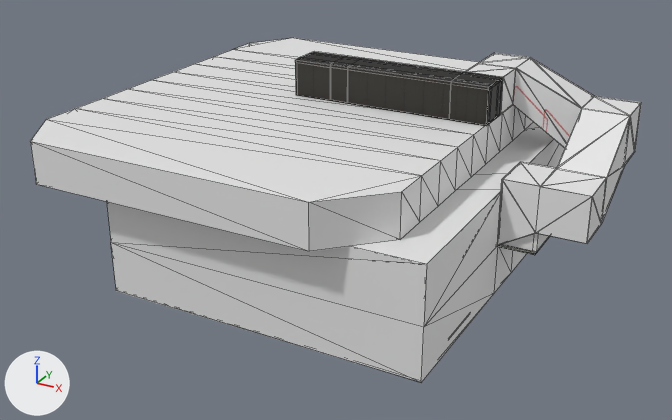
What one commit did to the FBX model Assets/Art/Models/Level 2.fbx.
One viewpoint serves both versions: a camera (50 mm lens) standing at (38.9, -38.6, 20.6) and looking at (12.0, 10.4, -3.9). Lighting does not change. The marker at lower left points along +X, +Y and +Z. Mesh edges are drawn as thin lines on the coarser meshes. Where no turn or scale is listed for an object, it has been applied to the vertices.

Names of what the first picture shows: 'Deck Bounding Box', 'Level 2 Staircase Walls', 'New Level 2 Room', 'Walls Hallway 2'.
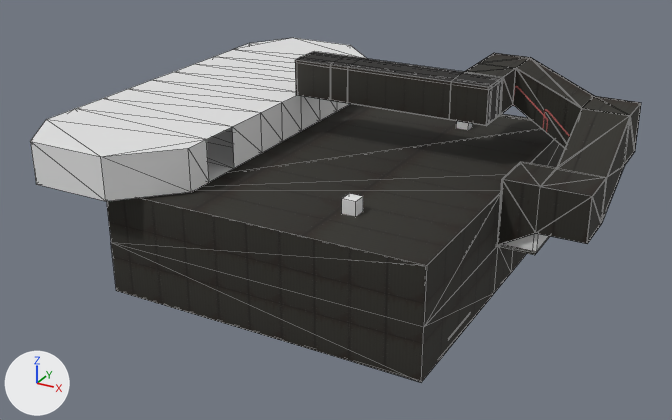
The change, as JSON lines over the scene's bpy script:
```json
{"op": "add", "block": "img_wall_1_png_001", "code": ["img_wall_1_png_001 = load_image('Wall 1.png.001', '../Textures/Wall 1.png', 2048, 2048, 'sRGB')"]}
{"op": "add", "block": "mat_material__24_002", "code": ["mat_material__24_002 = principled_material('Material #24.002')", "mat_material__24_002.texture = img_wall_1_png_001  # with its transparency", "mat_material__24_002.roughness = 0.859"]}
{"block": "me_mesh_011", "where": "me_mesh_011.from_pydata(...)  # 68 vertices, 132 faces; spans x -5.0..5.0, y -5.4..5.4, z -4.33..4.4"}
{"op": "add", "block": "me_mesh_011", "code": "me_mesh_011.materials.append(mat_material__24_002)  # picture img_wall_1_png_001"}
{"block": "me_mesh_005", "where": "me_mesh_005.from_pydata(...)  # 60 vertices, 120 faces; spans x -10.6..10.6, y -12.4..12.4, z -3.5..3.5"}
{"op": "add", "block": "me_mesh_005", "code": "me_mesh_005.materials.append(mat_material__24_002)  # picture img_wall_1_png_001"}
{"block": "me_mesh_017", "where": "me_mesh_017.from_pydata(...)  # 156 vertices, 286 faces; spans x -15.7..8.4, y -14.6..14.6, z 0.0..2.6"}
{"block": "me_mesh_017", "where": "# used by ob_deck_bounding_box; location = (12.58, 12.16, 0.0)"}
{"block": "me_mesh_017", "change": "me_mesh_017 part 1: all 2 vertices in x 8.4, y -8.7, z 0.0..2.6 are moved by (-13.3, -0.7, 0.0)"}
{"block": "me_mesh_017", "change": "me_mesh_017 part 2: all 2 vertices in x 8.4, y -6.2, z 0.0..2.6 are moved by (-13.3, -0.6, 0.0)"}
{"block": "me_mesh_017", "change": "me_mesh_017 part 3: all 16 vertices in x 5.0..8.4, y -3.7..14.6, z 0.0..2.6 are moved by (-13.3, 0.0, 0.0)"}
{"block": "me_mesh_017", "change": "me_mesh_017 part 4: all 4 vertices in x 5.0..8.4, y -14.6..-11.2, z 0.0..2.6 are moved by (-13.3, 0.0, 0.0)"}
```

Changed parts and their boxes [x1, y1, x2, y2] in the pictures (672 x 420 px; the box of a moved part takes in the faces that stretch with it):
```json
{"object": "New Level 2 Room", "change": "recoloured", "before": [107, 104, 564, 382], "after": [107, 104, 564, 382], "on screen": "grey to black"}
{"object": "Deck Bounding Box", "change": "reshaped", "before": [30, 38, 533, 251], "after": [30, 38, 366, 201], "on screen": "33% narrower, 23% shorter"}
{"object": "Level 2 Staircase Walls", "change": "recoloured", "before": [464, 53, 641, 245], "after": [464, 53, 641, 245], "on screen": "white to black"}
{"part": 1, "of": "me_mesh_017", "change": "moved or reshaped", "before": [46, 109, 422, 239], "after": [46, 109, 209, 192]}
{"part": 2, "of": "me_mesh_017", "change": "moved or reshaped", "before": [76, 99, 458, 222], "after": [76, 99, 262, 182]}
{"part": 3, "of": "me_mesh_017", "change": "moved or reshaped", "before": [102, 38, 533, 191], "after": [102, 38, 366, 152]}
{"part": 4, "of": "me_mesh_017", "change": "moved or reshaped", "before": [30, 120, 401, 251], "after": [30, 120, 191, 201]}
```
